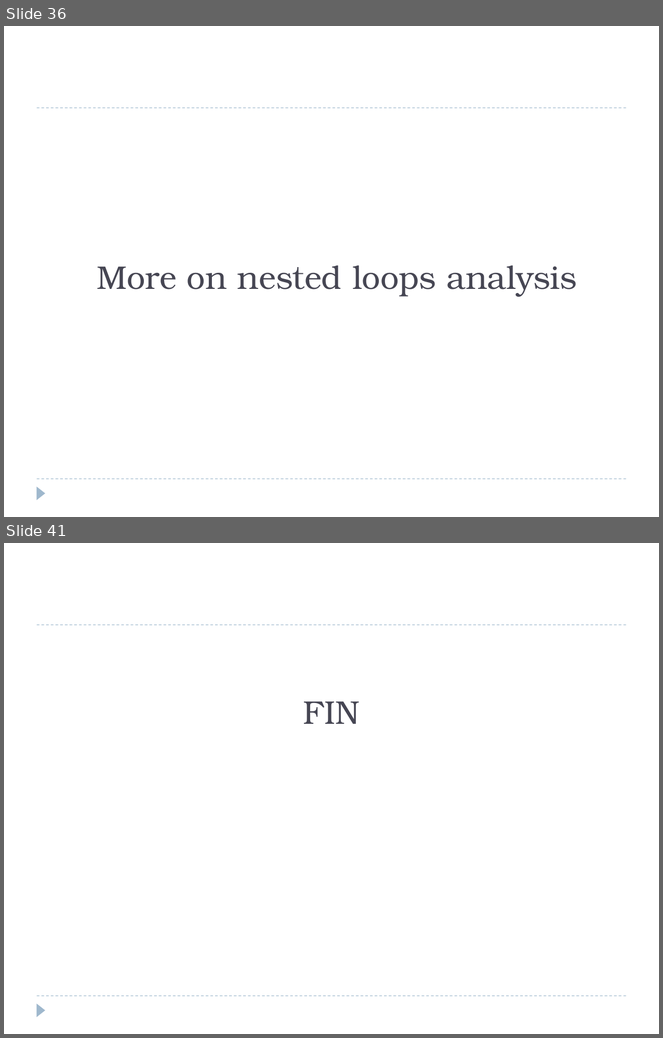
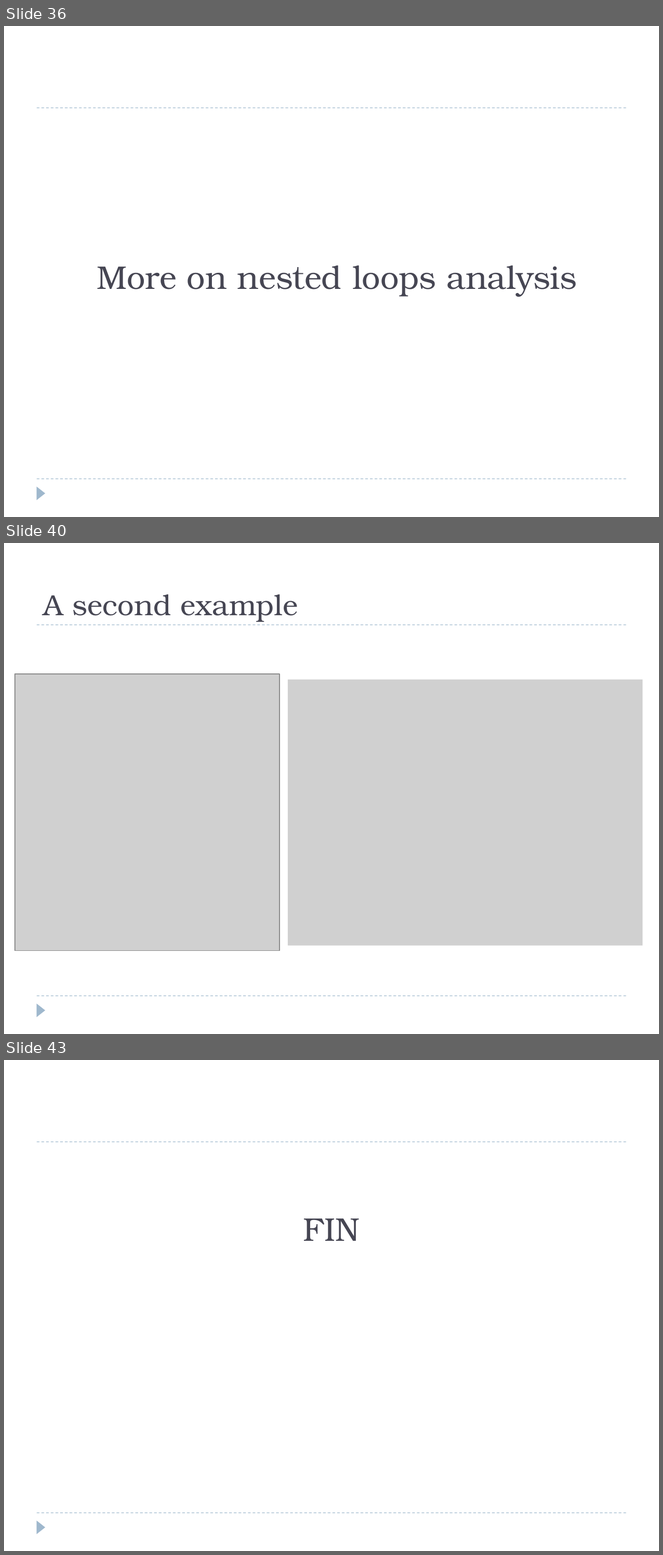
Before and after one commit to eldridgejm/dsc40b-2021-wi-public, a slide deck: published/lectures/02-time_complexity-pt_I/slides-wang.pptx. Shown one above the other, each under a label of ours: slides 36 and 41 before the commit, slides 36, 40 and 43 after it; the slides between them are not shown. The pictures are 663x1038 and 663x1555 pixels, drawn with LibreOffice and Linux fonts; fonts in the diff are those of the drawing; grey boxes stand for pictures. Boxes give left, top, right and bottom in pixels: in the first picture for what was removed or moved away, otherwise in the second. Text is boxed around its words. In the diff, an @@ line names an element or a change of style, - is before the commit and + after.

```diff
--- a/published/lectures/02-time_complexity-pt_I/slides-wang.pptx
+++ b/published/lectures/02-time_complexity-pt_I/slides-wang.pptx
@@ slide 40 added at bbox=[4, 543, 659, 1034], background #FFFFFF; not listed: 3 template elements that a slide beside it also shows @@
@@ title added at bbox=[44, 594, 298, 622], 32 pt, text #464653 @@
+A second example
@@ picture added at bbox=[15, 674, 280, 951] @@
@@ picture added at bbox=[288, 679, 643, 945] @@
@@ picture added at bbox=[82, 750, 118, 772] @@
@@ picture added at bbox=[124, 843, 144, 865] @@
@@ what was slide 41 is now slide 43 @@
```
Also in this commit, not shown: 4 slides changed, 1 other slide added, 5 other files.
